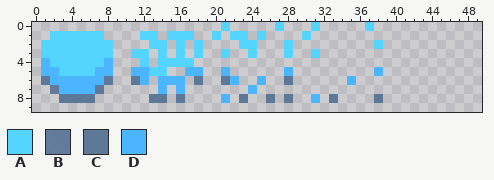
Pixel-art sprite: GXPEngine/GXPEngine/bin/Debug/CRSbreak.png. That is the earlier state.
The file is 400x80 pixels, drawn in blocks of 8x8; one block is one cell here. Pixels under 10% opacity are left out. Colours within 5 levels of each other are drawn and written as one.
Palette (. is transparent): A #53d5ff  B #5e7998f6  C #5e7998  D #4bb5ff
Pixels before, first column x 1:
0 ....................A.....A...A.....A.
1 .AAAAAA....AA.AAA..A.AA.A....A........
2 AAAAAAAA....AA.A.A....AA...A.........A
3 AAAAAAAA..AA.A.A.A..A..A...A..A.......
4 DAAAAAAD...A.AAAA.....................
5 DDAAAADD..DDAA..DD..D......D.........D
6 CDDDDDDC..CD.DDD.C..CD..D..C......D...
7 .BDDDDC......D.D.......D..............
8 ..CCCC......CC.C....D.C..C.C..D.C....C
Once edited:
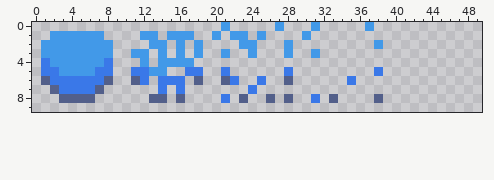
Difference:
colour A: #53d5ff -> #4299e8
colour B: #5e7998f6 -> #525f8af6
colour C: #5e7998 -> #525f8a
colour D: #4bb5ff -> #3a78e8
Changed places in both pictures, as pixel boxes (x1, y1, x2, y2):
changed: (41, 22, 383, 103)
